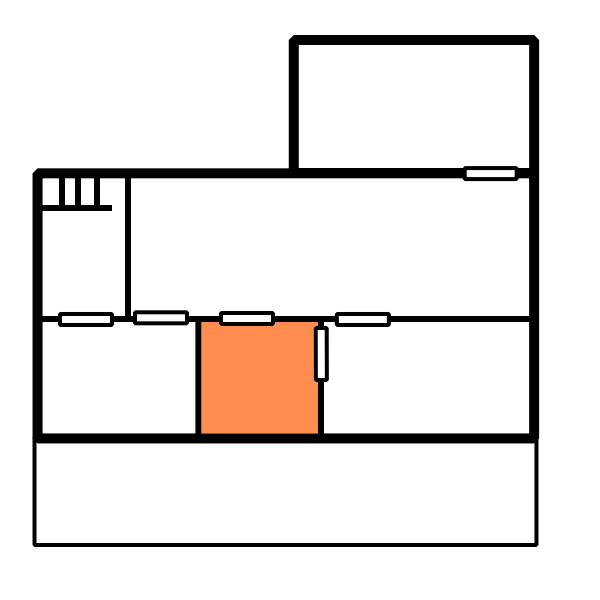
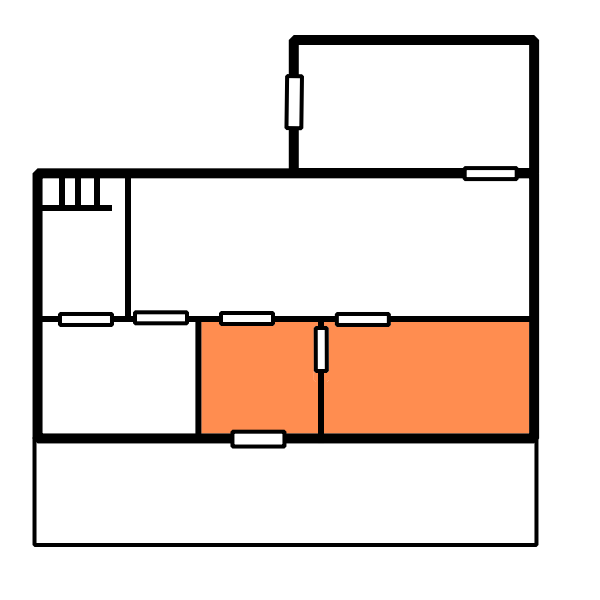
The second 600x600 image is a revision of the first. Changes to its layers:
showed "Study", painted on it over (x1=201, y1=74, x2=529, y2=449)
painted on "Entrance hall" over (x1=201, y1=74, x2=529, y2=449)
